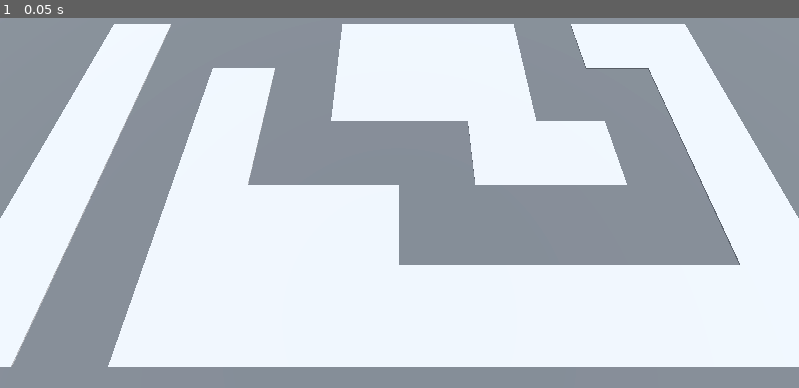
Above: before the commit, frame 1.
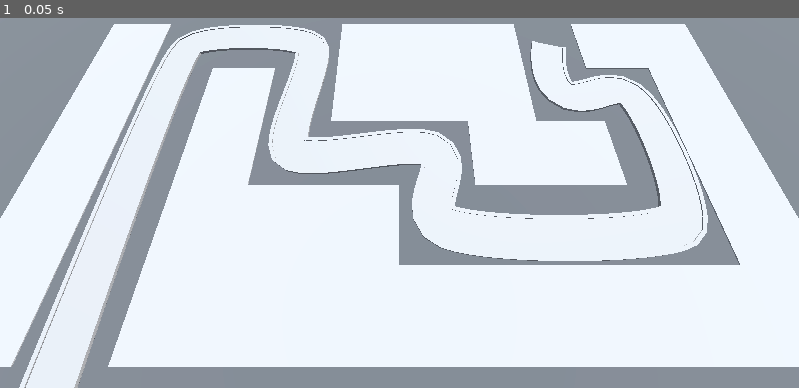
Above: after the commit, the same moment.

Repository: JonathanCarey13/BarbarrianBlaste
Game: Godot game, scene res://BaseLevel.tscn
Same seed, same stepped clock (60 frames per second), same inputs: the game is played once before the commit and once after it. The project has no main scene, so this scene is started directly.
Inputs:
- Up to frame 1 (0.05 s): no input

The runs differ from the first frame. In frame 1, 18% of the frame differs, in the area x 2-89%, y 1-100%.

Commit message:
added pathes and Path3D

Diff:
--- a/BaseLevel.tscn
+++ b/BaseLevel.tscn
@@ -17,6 +17,13 @@
 sky = SubResource("Sky_segqy")
 tonemap_mode = 2
 glow_enabled = true
+
+[sub_resource type="Curve3D" id="Curve3D_hg3k2"]
+_data = {
+"points": PackedVector3Array(0, 0, 0, 0, 0, 0, -14, 0, 14, -1, 0, 1, 1, 0, -1, -14, 0, -6, -1, 0, -1, 1, 0, 1, -6, 0, -6, -1, 0, -1, 1, 0, 1, -6, 0, 2, -1, 0, -1, 1, 0, 1, 2, 0, 2, -1, 0, -1, 1, 0, 1, 2, 0, 6, -1, 0, 1, 1, 0, -1, 14, 0, 6, 1, 0, 1, -1, 0, -1, 14, 0, -2, 1, 0, 1, -1, 0, -1, 10, 0, -2, 0, 0, 0, 0, 0, 0, 10, 0, -6),
+"tilts": PackedFloat32Array(0, 0, 0, 0, 0, 0, 0, 0, 0, 0)
+}
+point_count = 10
 
 [node name="BaseLevel" type="Node3D"]
 
@@ -42,3 +49,45 @@
 data = {
 "cells": PackedInt32Array(65535, 65534, 0, 65535, 2, 0, 65531, 65535, 0, 65531, 65534, 0, 65531, 0, 0, 65531, 1, 0, 655 …(293 unchanged characters)…
 }
+
+[node name="Path3D" type="Path3D" parent="."]
+curve = SubResource("Curve3D_hg3k2")
+
+[node name="Road" type="CSGPolygon3D" parent="Path3D"]
+polygon = PackedVector2Array(-1, 0, -1, 0.1, 1, 0.1, 1, 0)
+mode = 2
+path_node = NodePath("..")
+path_interval_type = 0
+path_interval = 0.5
+path_simplify_angle = 0.0
+path_rotation = 2
+path_local = false
+path_continuous_u = true
+path_u_distance = 1.0
+path_joined = false
+
+[node name="RightEdge" type="CSGPolygon3D" parent="Path3D"]
+polygon = PackedVector2Array(1.1, 0.15, 1.1, -0.15, 0.9, -0.15, 0.9, 0.15)
+mode = 2
+path_node = NodePath("..")
+path_interval_type = 0
+path_interval = 0.5
+path_simplify_angle = 0.0
+path_rotation = 2
+path_local = false
+path_continuous_u = true
+path_u_distance = 1.0
+path_joined = false
+
+[node name="LeftEdge" type="CSGPolygon3D" parent="Path3D"]
+polygon = PackedVector2Array(-1.1, 0, -1.1, 0.15, -0.9, 0.15, -0.9, 0)
+mode = 2
+path_node = NodePath("..")
+path_interval_type = 0
+path_interval = 0.5
+path_simplify_angle = 0.0
+path_rotation = 2
+path_local = false
+path_continuous_u = true
+path_u_distance = 1.0
+path_joined = false
Not shown: 1 places in BaseLevel.tscn that only renumber resources
